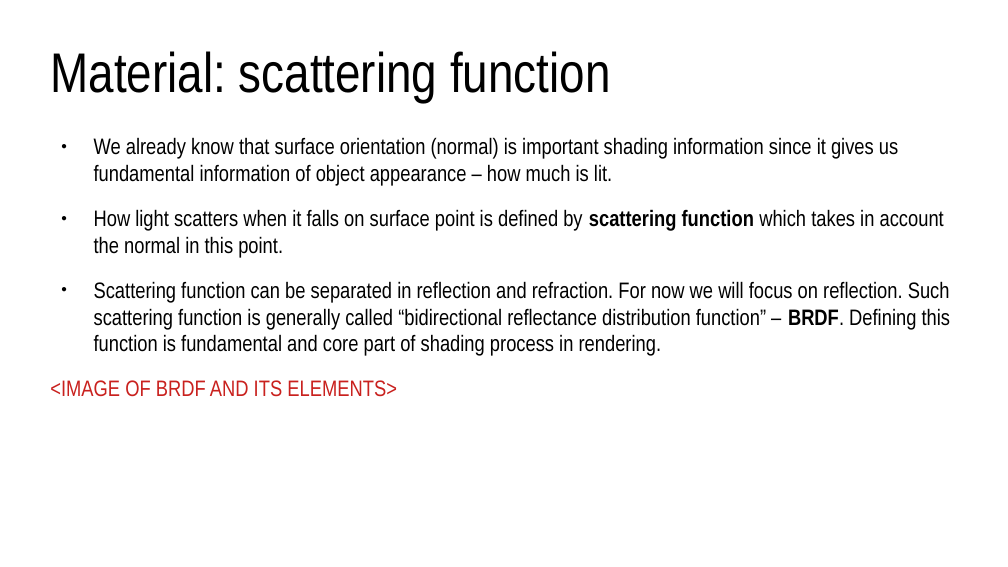
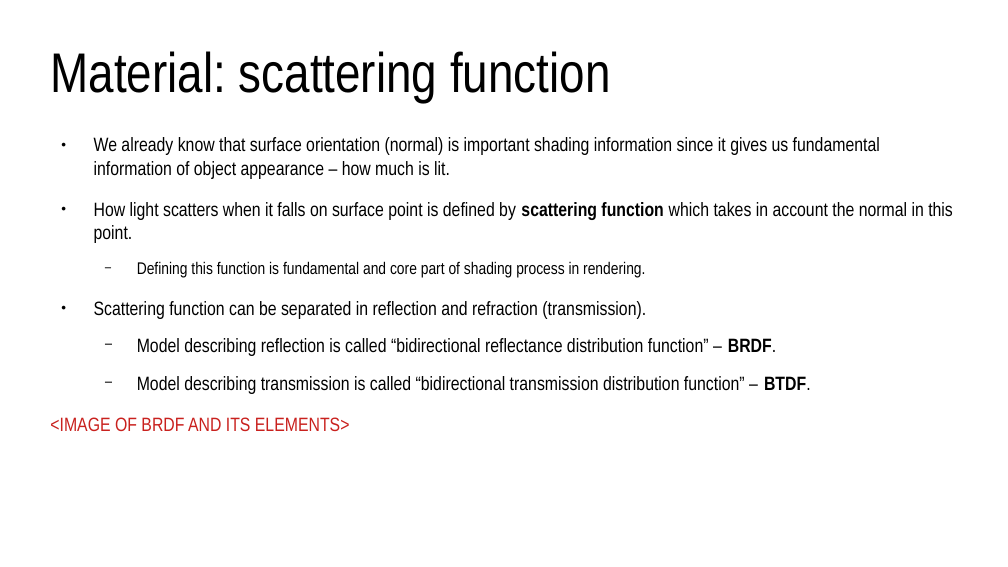
Before and after one commit to lorentzo/IntroductionToComputerGraphics, a slide deck: slide 23 of lectures/3_foundations_3d_scene/3_2_2_3D_models_material.odp (slide 17 before the commit). Drawn at 1008x567 pixels with LibreOffice and Linux fonts; fonts in the diff are those of the drawing. Boxes give left, top, right and bottom in pixels: in the first picture for what was removed or moved away, otherwise in the second. Text is boxed around its words. In the diff, an @@ line names an element or a change of style, - is before the commit and + after.

```diff
--- a/lectures/3_foundations_3d_scene/3_2_2_3D_models_material.odp
+++ b/lectures/3_foundations_3d_scene/3_2_2_3D_models_material.odp
@@ text at bbox=[50, 137, 953, 431]: size 17.6 to 15.2 pt in "We already know that surface orientation (normal) ...", "How light scatters when it falls on ...", "<IMAGE OF BRDF AND ITS ELEMENTS>" @@
@@ text at bbox=[94, 261, 811, 394]: text changed; size 17.6 to 15.2 pt @@
-● Scattering function can be separated in reflection and refraction. For now we will focus on reflection. Such scattering function is generally called “bidirectional reflectance distribution function” – BRDF. Defining this function is fundamental and core part of shading process in rendering.
+  − Defining this function is fundamental and core part of shading process in rendering.
+● Scattering function can be separated in reflection and refraction (transmission).
+  − Model describing reflection is called “bidirectional reflectance distribution function” – BRDF.
+  − Model describing transmission is called “bidirectional transmission distribution function” – BTDF.
```
Also in this commit, not shown: 4 other slides changed, 8 slides added, 10 other files.
